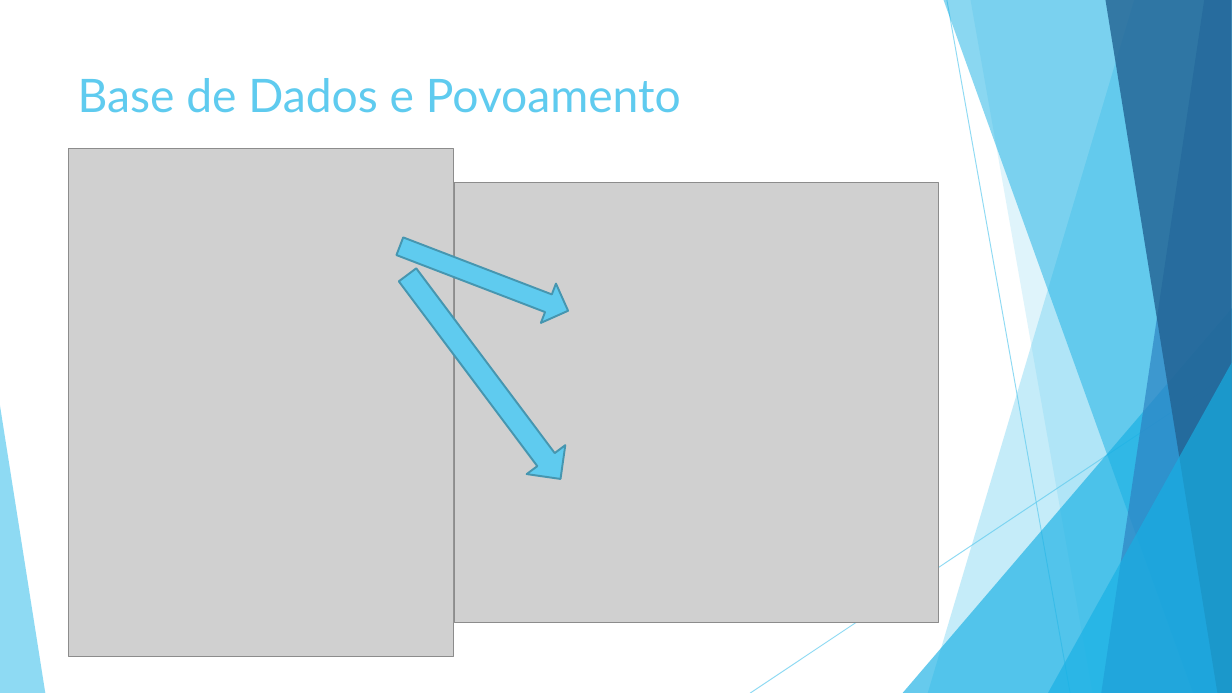
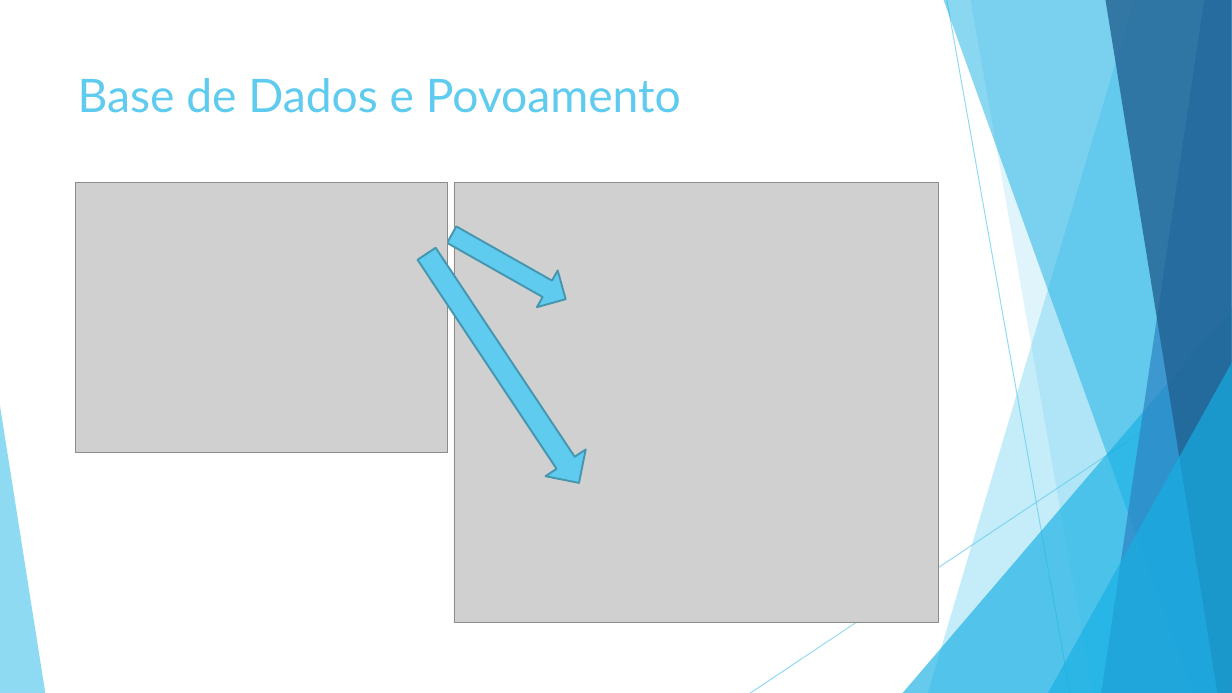
Before and after one commit to vitorjrc/babysitting-system, a slide deck: slide 12 of relatorio/Fase 3/LI4.pptx. Drawn at 1232x693 pixels with LibreOffice and Linux fonts; fonts in the diff are those of the drawing; grey boxes stand for pictures. Boxes give left, top, right and bottom in pixels: in the first picture for what was removed or moved away, otherwise in the second. Text is boxed around its words. In the diff, an @@ line names an element or a change of style, - is before the commit and + after.

Commit message:
Updating logical model

```diff
--- a/relatorio/Fase 3/LI4.pptx
+++ b/relatorio/Fase 3/LI4.pptx
@@ picture: place and size @@
-picture at [68,149,454,656]
+picture at [75,183,446,452]
@@ right arrow at [442,216,577,318]: proportions changed; rotation 21 to 29 degrees @@
@@ right arrow at [407,241,599,497]: rotation 53 to 56 degrees @@
```
